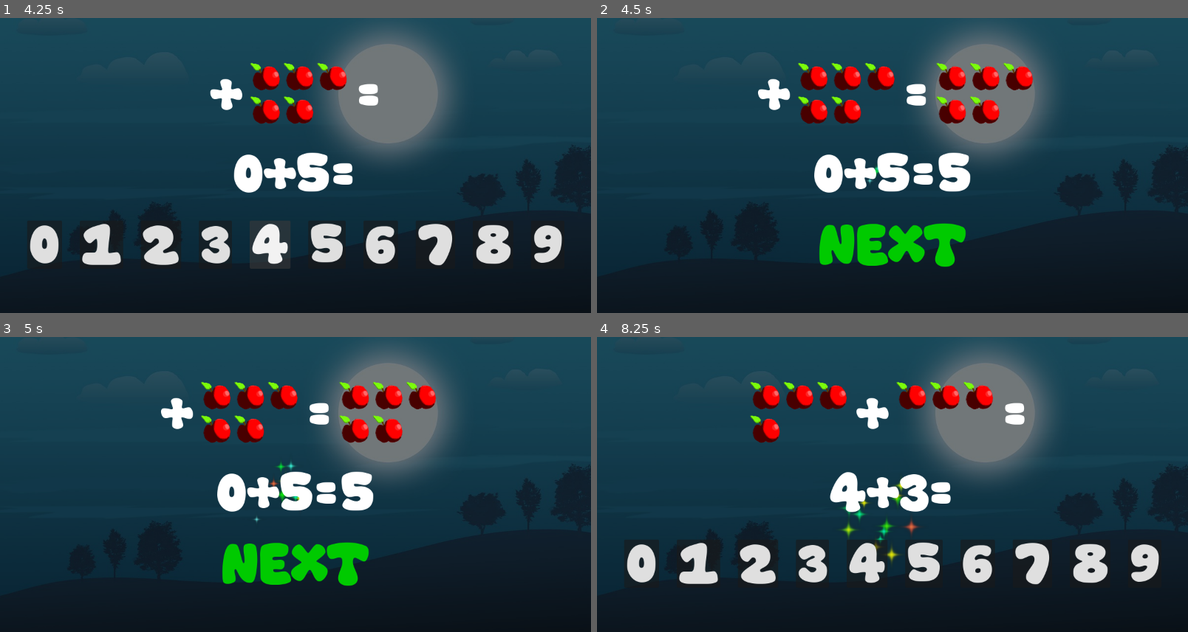
Above: before the commit, frames 1-4 (two rows, left to right).
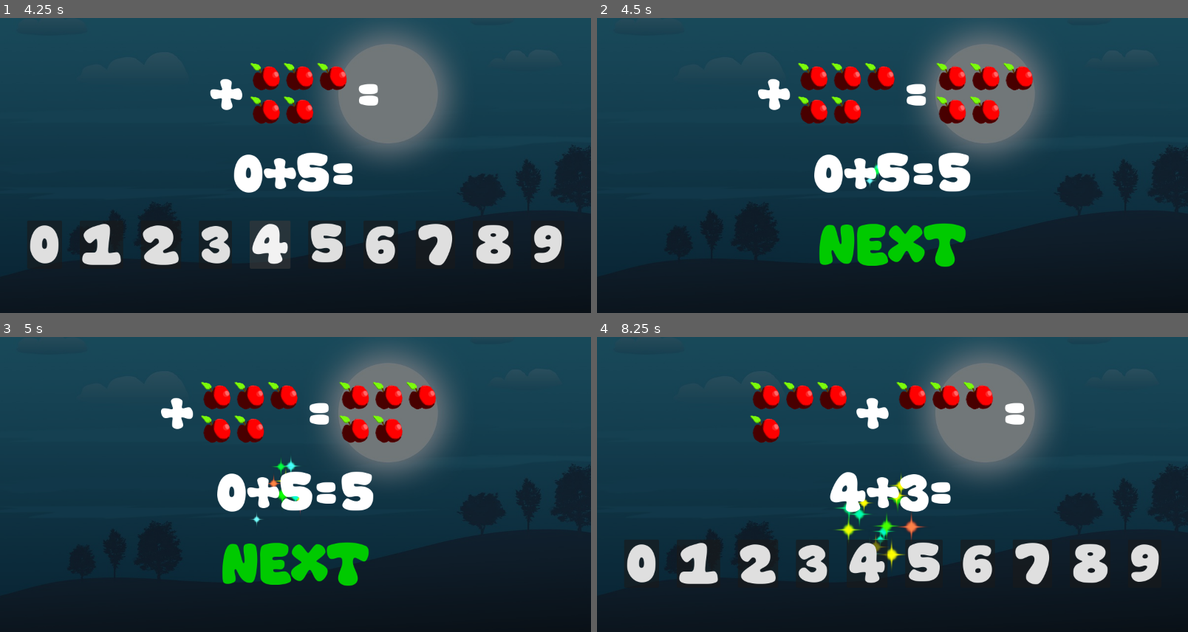
Above: after the commit, the same moments.

Repository: tranqnhan/Arithmetics
Game: Godot game, scene res://Addition.tscn
The game is run twice, just before and just after one commit, with the same random seed, the same clock (stepped at 60 frames per second) and the same inputs.
Inputs:
- Up to frame 1 (4.25 s): click "0" at 0.5 s; click "1" at 1.25 s; click "2" at 2 s; click "3" at 2.75 s; click "4" at 3.5 s
- Up to frame 2 (4.5 s): click "5" at 4.25 s
- Up to frame 3 (5 s): no input
- Up to frame 4 (8.25 s): click "NEXT" at 5 s; click "6" at 5.75 s; click "NEXT" at 6.5 s; click "7" at 7.25 s; click "NEXT" at 8 s

Frame 1 is identical in both runs. In frame 2, less than 0.1% of the frame differs, in the area x 45-48%, y 49-57%; in frame 3, 0.2%; in frame 4, 0.7%, in the area x 40-56%, y 46-79%.
Error in both runs: Invalid access of index '1' on a base object of type: 'PackedStringArray'. (res://Numpad.gd:6)

Commit message:
optimizing exports

Diff:
--- a/src/Addition.tscn
+++ b/src/Addition.tscn
@@ -4,7 +4,7 @@
 [ext_resource type="FontFile" path="res://SuperBubble.tres" id="1_ttow0"]
 [ext_resource type="Script" path="res://Addition.gd" id="1_w64up"]
 [ext_resource type="Script" path="res://Numpad.gd" id="2_13v4j"]
-[ext_resource type="Texture2D" uid="uid://dpm1fu56d113m" path="res://addons/kenney_particle_pack/star_04.png" id="4_ktk5o"]
+[ext_resource type="Texture2D" uid="uid://rh63ic4uvws0" path="res://images/star_06.png" id="4_par08"]
 
 [sub_resource type="ParticleProcessMaterial" id="ParticleProcessMaterial_284dl"]
 particle_flag_disable_z = true
@@ -100,7 +100,7 @@
 emitting = false
 amount = 15
 process_material = SubResource("ParticleProcessMaterial_284dl")
-texture = ExtResource("4_ktk5o")
+texture = ExtResource("4_par08")
 one_shot = true
 
 [node name="Question" type="Label" parent="MainVB/EquationHB"]
Not shown, removed: src/addons/kenney_particle_pack/LICENSE.txt
Binary file removed: src/addons/kenney_particle_pack/circle_01.png
Not shown, removed: src/addons/kenney_particle_pack/circle_01.png.import
Binary file removed: src/addons/kenney_particle_pack/circle_02.png
Not shown, removed: src/addons/kenney_particle_pack/circle_02.png.import
Binary file removed: src/addons/kenney_particle_pack/circle_03.png
Not shown, removed: src/addons/kenney_particle_pack/circle_03.png.import
Binary file removed: src/addons/kenney_particle_pack/circle_04.png
Not shown, removed: src/addons/kenney_particle_pack/circle_04.png.import
Binary file removed: src/addons/kenney_particle_pack/circle_05.png
Not shown, removed: src/addons/kenney_particle_pack/circle_05.png.import
Binary file removed: src/addons/kenney_particle_pack/dirt_01.png
(and 185 more such lines)
